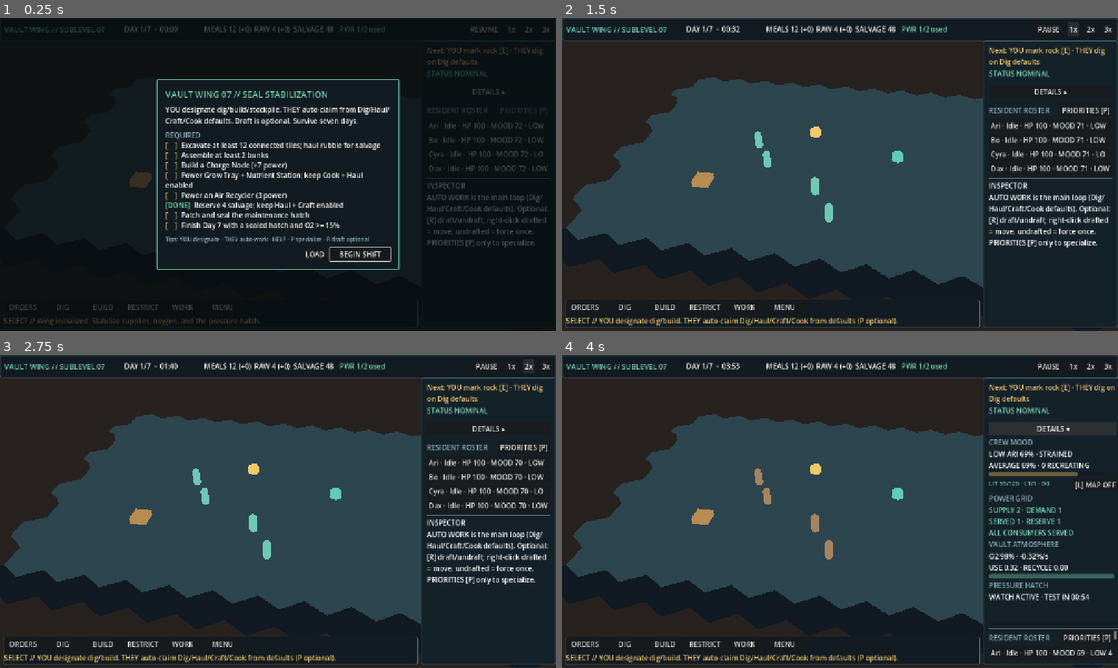
Above: before the commit, frames 1-4 (two rows, left to right).
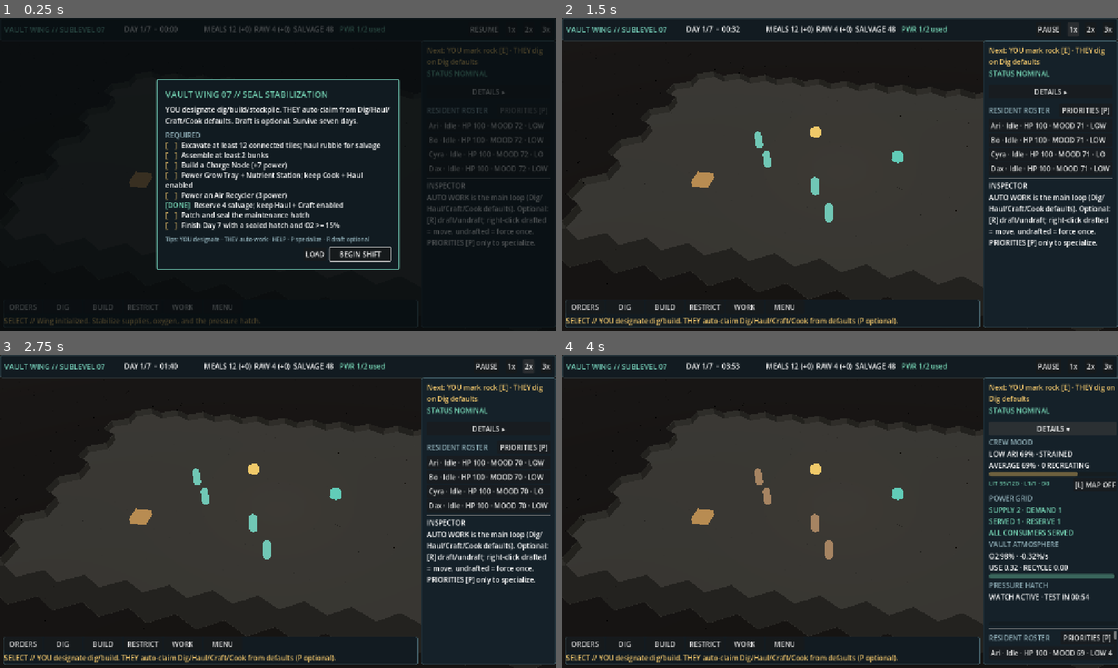
Above: after the commit, the same moments.

Repository: rccoleman19/VaultTycoon
Game: Godot game, scene res://scenes/main.tscn
The game is run twice, just before and just after one commit, with the same random seed, the same clock (stepped at 60 frames per second) and the same inputs.
Inputs:
- Up to frame 1 (0.25 s): no input
- Up to frame 2 (1.5 s): click "BEGIN SHIFT" at 0.5 s; click "1x" at 1.25 s
- Up to frame 3 (2.75 s): click "2x" at 2 s
- Up to frame 4 (4 s): click "3x" at 2.75 s; click "DETAILS ▸" at 3.5 s

The runs differ from the first frame. In frame 2, 36% of the frame differs, in the area x 0-76%, y 7-88%; in frame 3, 36%; in frame 4, 36%.

Commit message:
feat: warm concrete floors, rock-edge walls, and lit tint.

Diff:
--- a/scripts/map_view_3d.gd
+++ b/scripts/map_view_3d.gd
@@ -33,6 +33,9 @@
 var _shared_hex_mesh: CylinderMesh
 var _mat_rock: StandardMaterial3D
 var _mat_rock_border: StandardMaterial3D
+var _mat_wall: StandardMaterial3D
+var _wall_rock_meshes: Dictionary = {}
+var _chamber_fill: OmniLight3D
 var _mat_floor: StandardMaterial3D
 var _mat_floor_dark: StandardMaterial3D
 var _mat_floor_lit: StandardMaterial3D
@@ -50,6 +53,19 @@
 
 func _ready() -> void:
 	_ensure_materials()
+	var sun := get_node_or_null("Sun") as DirectionalLight3D
+	if sun != null:
+		sun.light_energy = 0.32
+	_chamber_fill = OmniLight3D.new()
+	_chamber_fill.name = "ChamberFill"
+	_chamber_fill.light_color = Color(1.0, 0.82, 0.62)
+	_chamber_fill.light_energy = 0.65
+	_chamber_fill.omni_range = 210.0
+	_chamber_fill.omni_attenuation = 0.8
+	# Presentation only: this light never participates in Lumen coverage.
+	var chamber_center := MapGrid.offset_cell_to_world(MapGrid.CHAMBER.get_center())
+	_chamber_fill.position = Vector3(chamber_center.x, 42.0, chamber_center.y)
+	add_child(_chamber_fill)
 	if camera_3d:
 		camera_3d.current = true
 
@@ -79,11 +95,12 @@
 		_shared_hex_mesh.radial_segments = 6
 		_shared_hex_mesh.rings = 1
 	if _mat_rock == null:
-		_mat_rock = _make_mat(Color(0.16, 0.14, 0.13))
-		_mat_rock_border = _make_mat(Color(0.125, 0.17, 0.20))
-		_mat_floor = _make_mat(Color(0.18, 0.27, 0.31))
-		_mat_floor_dark = _make_mat(Color(0.08, 0.11, 0.14))
-		_mat_floor_lit = _make_mat(Color(1.0, 0.78, 0.28, 1.0))
+		_mat_rock = _make_terrain_mat(Color(0.16, 0.14, 0.13))
+		_mat_rock_border = _make_terrain_mat(Color(0.125, 0.12, 0.11))
+		_mat_floor = _make_terrain_mat(Color(0.43, 0.42, 0.39))
+		_mat_floor_dark = _make_terrain_mat(Color(0.27, 0.26, 0.24))
+		_mat_floor_lit = _make_terrain_mat(_mat_floor.albedo_color.lerp(Color(1.0, 0.78, 0.28), 0.12))
+		_mat_wall = _make_terrain_mat(Color(0.36, 0.35, 0.32))
 		_mat_dig = _make_mat(Color(0.85, 0.55, 0.18))
 		_mat_zone = _make_mat(Color(0.28, 0.62, 0.70))
 		_mat_hover_ok = _make_mat(Color(0.35, 0.85, 0.65))
@@ -99,6 +116,16 @@
 func _make_mat(color: Color) -> StandardMaterial3D:
 	var mat := StandardMaterial3D.new()
 	mat.shading_mode = BaseMaterial3D.SHADING_MODE_UNSHADED
+	mat.albedo_color = color
+	mat.cull_mode = BaseMaterial3D.CULL_DISABLED
+	return mat
+
+
+func _make_terrain_mat(color: Color) -> StandardMaterial3D:
+	var mat := StandardMaterial3D.new()
+	mat.shading_mode = BaseMaterial3D.SHADING_MODE_PER_PIXEL
+	mat.metallic = 0.0
+	mat.roughness = 0.95
 	mat.albedo_color = color
 	mat.cull_mode = BaseMaterial3D.CULL_DISABLED
 	return mat
@@ -116,7 +143,81 @@
 		child.queue_free()
 	for y in MapGrid.HEIGHT:
 		for x in MapGrid.WIDTH:
-			hex_root.add_child(_make_hex_instance(Vector2i(x, y)))
+			var cell := Vector2i(x, y)
+			var prism := _make_hex_instance(cell)
+			hex_root.add_child(prism)
+			if map_grid.get_tile(cell) == MapGrid.Tile.ROCK:
+				_add_perimeter_walls(cell, prism)
+
+
+# The same yaw-0, pointy-top vertices as CylinderMesh, at full HEX_SIZE.
+func _hex_vertex(index: int) -> Vector2:
+	var angle := index * PI / 3.0
+	return Vector2(sin(angle), cos(angle)) * MapGrid.HEX_SIZE
+
+
+func _add_perimeter_walls(cell: Vector2i, prism: MeshInstance3D) -> void:
+	var wall_height := prism.scale.y - FLOOR_HEIGHT
+	if wall_height <= 0.0001:
+		return
+	var center := map_grid.cell_to_world(cell)
+	var edge_mask := 0
+	for edge in 6:
+		var a := _hex_vertex(edge)
+		var b := _hex_vertex(edge + 1)
+		var midpoint := (a + b) * 0.5
+		# Twice the edge midpoint is the neighboring cell's center offset.
+		var neighbor := map_grid.world_to_cell(center + midpoint * 2.0)
+		if not map_grid.is_walkable(neighbor):
+			continue
+		edge_mask |= 1 << edge
+		var wall := MeshInstance3D.new()
+		wall.name = "ConcreteWall_%d_%d_%d" % [cell.x, cell.y, edge]
+		var box := BoxMesh.new()
+		const THICKNESS := 0.18
+		box.size = Vector3(a.distance_to(b), wall_height, THICKNESS)
+		wall.mesh = box
+		wall.material_override = _mat_wall
+		var wall_center := center + midpoint - midpoint.normalized() * THICKNESS * 0.5
+		wall.position = Vector3(wall_center.x, FLOOR_HEIGHT + wall_height * 0.5, wall_center.y)
+		var tangent := b - a
+		wall.rotation.y = atan2(-tangent.y, tangent.x)
+		hex_root.add_child(wall)
+	if edge_mask != 0:
+		# Keep the prism's top (including orange dig feedback) and all exterior
+		# faces. Omit only sides behind concrete to avoid coplanar z-fighting.
+		prism.mesh = _rock_mesh_with_walls(edge_mask)
+
+
+func _rock_mesh_with_walls(edge_mask: int) -> ArrayMesh:
+	if _wall_rock_meshes.has(edge_mask):
+		return _wall_rock_meshes[edge_mask]
+	var surface := SurfaceTool.new()
+	surface.begin(Mesh.PRIMITIVE_TRIANGLES)
+	for edge in 6:
+		var a := _hex_vertex(edge)
+		var b := _hex_vertex(edge + 1)
+		var bottom_a := Vector3(a.x, -0.5, a.y)
+		var bottom_b := Vector3(b.x, -0.5, b.y)
+		var top_a := Vector3(a.x, 0.5, a.y)
+		var top_b := Vector3(b.x, 0.5, b.y)
+		_add_terrain_triangle(surface, Vector3(0.0, 0.5, 0.0), top_a, top_b, Vector3.UP)
+		_add_terrain_triangle(surface, Vector3(0.0, -0.5, 0.0), bottom_b, bottom_a, Vector3.DOWN)
+		if edge_mask & (1 << edge) == 0:
+			var normal := Vector3(a.x + b.x, 0.0, a.y + b.y).normalized()
+			_add_terrain_triangle(surface, bottom_a, top_a, top_b, normal)
+			_add_terrain_triangle(surface, bottom_a, top_b, bottom_b, normal)
+	var mesh := surface.commit()
+	_wall_rock_meshes[edge_mask] = mesh
+	return mesh
+
+
+func _add_terrain_triangle(surface: SurfaceTool, a: Vector3, b: Vector3, c: Vector3, normal: Vector3) -> void:
+	surface.set_normal(normal)
+	surface.add_vertex(a)
+	# Godot uses clockwise front faces; keep the supplied outward normal.
+	surface.add_vertex(c)
+	surface.add_vertex(b)
 
 
 func _dig_bucket(cell: Vector2i) -> int:
--- a/tests/test_lighting_darkness.gd
+++ b/tests/test_lighting_darkness.gd
@@ -13,7 +13,7 @@
 	_run_case("coverage display control does not mutate the simulation", _test_display_only_control)
 	_run_case("live 3D coverage materials preserve previews and geometry", _test_live_coverage_materials)
 	_run_case("live lamp hover previews coverage without changing the simulation", _test_live_lamp_hover)
-	_run_case("live amber coverage follows completed powered Lumens", _test_live_lumen_materials)
+	_run_case("live tinted concrete coverage follows completed powered Lumens", _test_live_lumen_materials)
 	await _run_layout_case()
 
 	print("")
@@ -410,8 +410,10 @@
 	_assert_equal(_live_hex(view, zone_cell).material_override, view._mat_zone, "overlay off uses stockpile cyan")
 	_assert_equal(_live_hex(view, dark_cell).material_override, view._mat_floor_dark, "overlay off keeps today's dark floor")
 	var geometry_before := {}
+	var meshes_before := {}
 	for cell: Vector2i in [lit_cell, zone_cell, dark_cell, rock_cell, dig_cell]:
 		geometry_before[cell] = _live_hex(view, cell).transform
+		meshes_before[cell] = _live_hex(view, cell).mesh
 	var rock_material := _live_hex(view, rock_cell).material_override
 	var dig_material := _live_hex(view, dig_cell).material_override
 	var hex_mesh := _live_hex(view, lit_cell).mesh as CylinderMesh
@@ -437,15 +439,21 @@
 	game._sync_3d_play_view()
 	_assert_true(game.lighting_system.is_coverage_overlay_visible(), "L input turns the live Light Map on")
 	var amber := _live_hex(view, lit_cell).material_override as StandardMaterial3D
-	_assert_equal(amber.albedo_color, Color(1.0, 0.78, 0.28, 1.0), "lit floor uses the exact amber color")
+	_assert_equal(amber.albedo_color, Color(0.43, 0.42, 0.39).lerp(Color(1.0, 0.78, 0.28), 0.12), "lit floor uses the exact warm concrete tint")
 	_assert_equal(amber.transparency, BaseMaterial3D.TRANSPARENCY_DISABLED, "amber transparency stays disabled")
 	_assert_equal(amber.albedo_color.a, 1.0, "amber alpha is opaque")
-	_assert_equal(amber.shading_mode, BaseMaterial3D.SHADING_MODE_UNSHADED, "amber is unshaded")
+	_assert_equal(amber.shading_mode, BaseMaterial3D.SHADING_MODE_PER_PIXEL, "coverage concrete is shaded")
 	_assert_true(amber != dig_material, "coverage amber is a separate material from dig orange")
 	_assert_true(amber.albedo_color != Color(0.85, 0.55, 0.18), "coverage does not reuse dig orange")
 	_assert_equal(_live_hex(view, zone_cell).material_override, amber, "lit stockpile shares amber instead of cyan")
 	_assert_equal(_live_hex(view, dark_cell).material_override, view._mat_floor_dark, "Light Map uses existing dark material on unlit walkable floor")
-	_assert_equal(view._mat_floor_dark.albedo_color, Color(0.08, 0.11, 0.14), "dark floor keeps its exact color")
+	_assert_equal(view._mat_floor_dark.albedo_color, Color(0.27, 0.26, 0.24), "dark floor keeps its exact concrete color")
+	for terrain: StandardMaterial3D in [view._mat_floor, view._mat_floor_dark, view._mat_wall, view._mat_rock, view._mat_rock_border]:
+		_assert_equal(terrain.shading_mode, BaseMaterial3D.SHADING_MODE_PER_PIXEL, "terrain uses shaded concrete/stone")
+		_assert_equal(terrain.metallic, 0.0, "terrain is nonmetallic")
+		_assert_approximately(terrain.roughness, 0.95, 0.001, "terrain is rough")
+	for feedback: StandardMaterial3D in [view._mat_dig, view._mat_hover_ok, view._mat_hover_bad]:
+		_assert_equal(feedback.shading_mode, BaseMaterial3D.SHADING_MODE_UNSHADED, "dig and hover feedback stay unshaded")
 	_assert_equal(_amber_floor_cells(game), coverage_before, "every lit walkable floor shares amber")
 
 	# The Light Map button calls this same public control while paused.
@@ -475,7 +483,7 @@
 	for cell: Vector2i in geometry_before:
 		var prism := _live_hex(view, cell)
 		_assert_equal(prism.transform, geometry_before[cell], "Light Map preserves prism position, scale, and yaw at %s" % cell)
-		_assert_equal(prism.mesh, hex_mesh, "Light Map retains the shared hex mesh at %s" % cell)
+		_assert_equal(prism.mesh, meshes_before[cell], "Light Map retains the terrain mesh at %s" % cell)
 		_assert_equal(prism.rotation_degrees.y, 0.0, "hex yaw remains zero at %s" % cell)
 	_assert_approximately(hex_mesh.top_radius, MapGrid.HEX_SIZE, 0.001, "hex top radius remains HEX_SIZE")
 	_assert_approximately(hex_mesh.bottom_radius, MapGrid.HEX_SIZE, 0.001, "hex bottom radius remains HEX_SIZE")
@@ -501,7 +509,53 @@
 	game.map_grid.hover_cell = dark_cell
 	game._sync_3d_play_view()
 	_assert_equal(_live_hex(view, dark_cell).material_override, view._mat_hover_ok, "placement hover also wins over dark coverage")
-	_dispose(game)
+	_assert_concrete_perimeter(view)
+	# Concrete follows the lowered dig prism; its exposed top stays orange.
+	game.map_grid.apply_dig_work(dig_cell, 4.0)
+	game._sync_3d_play_view()
+	_assert_concrete_perimeter(view)
+	_assert_equal(_live_hex(view, dig_cell).material_override, view._mat_dig, "lowered dig top keeps orange feedback")
+	# Exercise the zero-height boundary before topology turns the rock into floor.
+	game.map_grid.dig_progress[dig_cell] = 8.0
+	game._sync_3d_play_view()
+	_assert_concrete_perimeter(view)
+	_assert_approximately(_live_hex(view, dig_cell).scale.y, MapView3D.FLOOR_HEIGHT, 0.001, "fully lowered dig prism meets floor height")
+	_dispose(game)
+
+
+func _assert_concrete_perimeter(view: MapView3D) -> void:
+	var prisms := {}
+	for child: Node in view.hex_root.get_children():
+		if child is MeshInstance3D and not child.is_queued_for_deletion() and child.material_override != view._mat_wall:
+			prisms[view.map_grid.world_to_cell(Vector2(child.position.x, child.position.z))] = child
+	var expected := 0
+	for y in MapGrid.HEIGHT:
+		for x in MapGrid.WIDTH:
+			var cell := Vector2i(x, y)
+			if view.map_grid.get_tile(cell) != MapGrid.Tile.ROCK:
+				continue
+			if prisms[cell].scale.y <= MapView3D.FLOOR_HEIGHT + 0.0001:
+				continue
+			for neighbor: Vector2i in view.map_grid.get_neighbors(cell):
+				if view.map_grid.is_walkable(neighbor):
+					expected += 1
+	var actual := 0
+	for child: Node in view.hex_root.get_children():
+		if not child is MeshInstance3D or child.is_queued_for_deletion() or child.material_override != view._mat_wall:
+			continue
+		actual += 1
+		var cell := view.map_grid.world_to_cell(Vector2(child.position.x, child.position.z))
+		var prism: MeshInstance3D = prisms[cell]
+		var box := child.mesh as BoxMesh
+		_assert_true(view.map_grid.get_tile(cell) == MapGrid.Tile.ROCK, "concrete is owned by rock")
+		_assert_approximately(child.position.y - box.size.y * 0.5, MapView3D.FLOOR_HEIGHT, 0.001, "wall starts at floor top")
+		_assert_approximately(child.position.y + box.size.y * 0.5, prism.scale.y, 0.001, "wall ends at its rock or dig top")
+		_assert_approximately(box.size.x, MapGrid.HEX_SIZE, 0.001, "wall spans the full shared hex edge")
+		var rock_center := view.map_grid.cell_to_world(cell)
+		var midpoint := Vector2(child.position.x, child.position.z)
+		_assert_approximately(midpoint.distance_to(rock_center) + box.size.z * 0.5, MapGrid.HEX_SIZE * sqrt(3.0) * 0.5, 0.001, "thin wall sits wholly on the rock side")
+		_assert_true(midpoint.distance_to(rock_center) > 0.05, "wall cannot be mistaken for the cell prism")
+	_assert_equal(actual, expected, "exactly one wall per rock-floor edge, with no interior or zero-height walls")
 
 
 func _test_live_lamp_hover() -> void:
